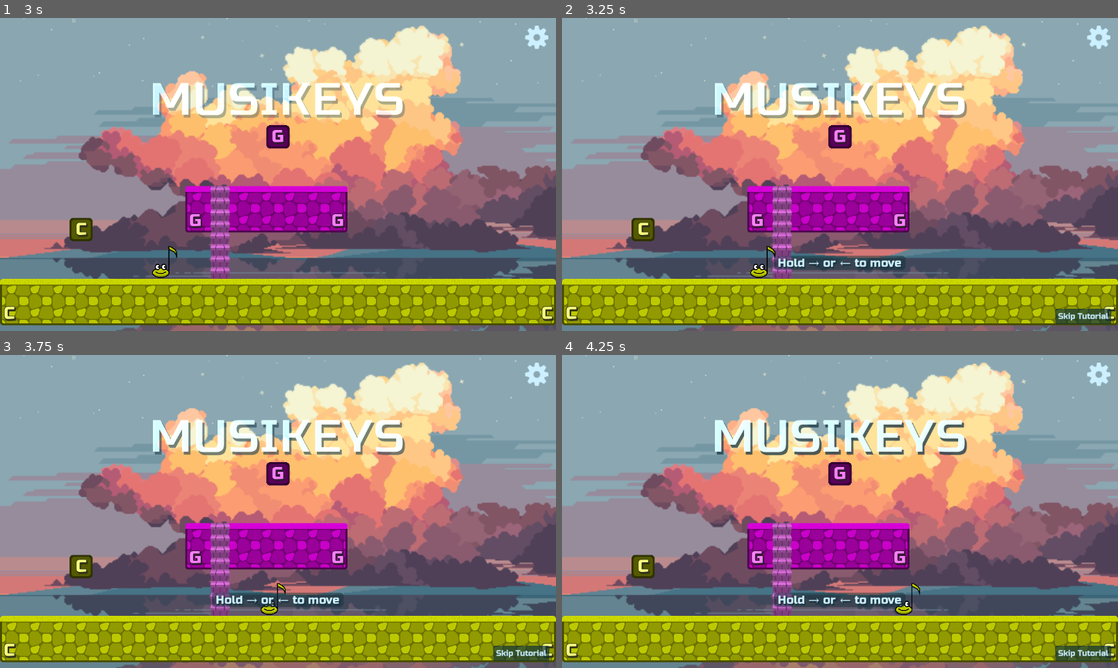
Above: before the commit, frames 1-4 (two rows, left to right).
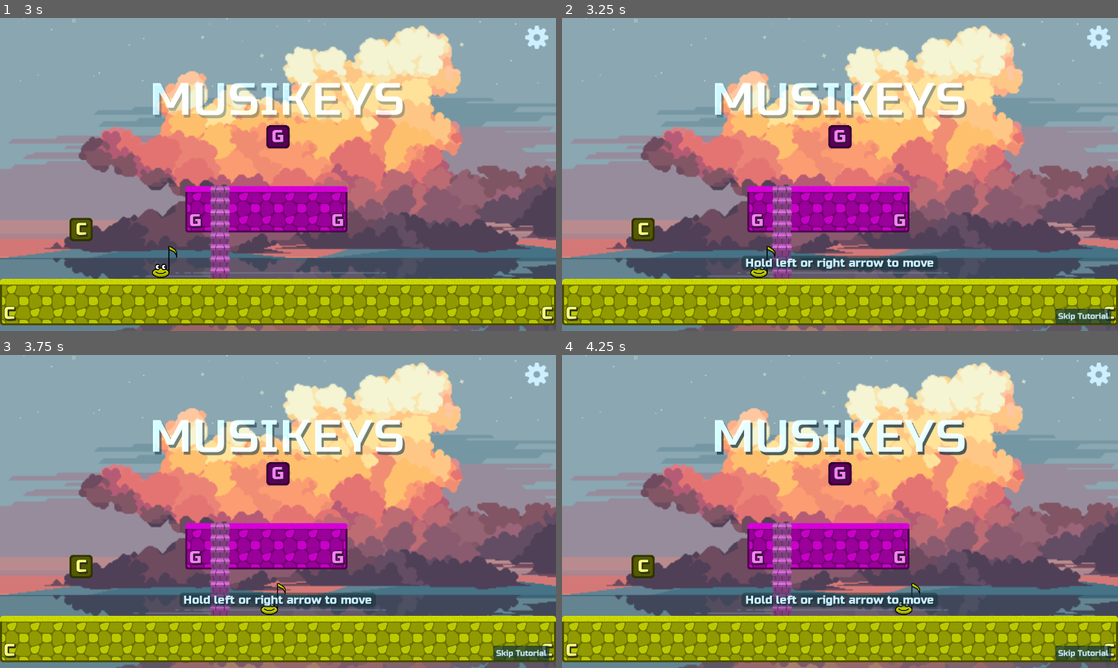
Above: after the commit, the same moments.

Repository: nicom7/game-off-2023
Game: Godot game, scene res://main.tscn
Two runs of this game, one before a commit and one after it. Both use one fixed random seed, a clock stepped at 60 frames per second and the inputs below.
Inputs:
- Up to frame 1 (3 s): tap Enter at 0.5 s; hold Right (ui_right) 0.53-2.03 s; hold Left (ui_left) 2.03-2.78 s; hold Right (ui_right) from 2.78 s (still down)
- Up to frame 2 (3.25 s): keep holding Right (ui_right)
- Up to frame 3 (3.75 s): keep holding Right (ui_right)
- Up to frame 4 (4.25 s): keep holding Right (ui_right)

Frame 1 is identical in both runs. In frame 2, 0.9% of the frame differs, in the area x 32-68%, y 76-81%; in frame 3, 0.9%; in frame 4, 0.9%.

Commit message:
Temp fix for utf-8 special characters not showing in web build
- Fix version.cfg missing from web build

Diff:
--- a/levels/tutorials/accidentals_tutorial.gd
+++ b/levels/tutorials/accidentals_tutorial.gd
@@ -9,8 +9,12 @@
 	"To play sharp (♯) notes, use the row above the main keys.\n{C♯_note} key is note C♯, {D♯_note} key is note D♯ and so on."
 ]
 
+var _texts_web: PackedStringArray = [
+	"To play sharp (#) notes, use the row above the main keys.\n{C♯_note} key is note C#, {D♯_note} key is note D# and so on."
+]
+
 func _get_texts() -> PackedStringArray:
-	return _texts
+	return _texts_web if OS.has_feature("web") else _texts
 
 func _setup_texts() -> void:
 	var new_texts: PackedStringArray = []
@@ -19,6 +23,12 @@
 
 	_texts = new_texts
 
+	new_texts.clear()
+	for t in _texts_web:
+		new_texts.append(Globals.format_input_actions(t))
+
+	_texts_web = new_texts
+
 func _ready() -> void:
 	_setup_texts()
 
--- a/levels/tutorials/movement_tutorial.gd
+++ b/levels/tutorials/movement_tutorial.gd
@@ -20,11 +20,22 @@
 	"Press {C_note} to climb down",
 	"Hold {C_note} to reach the C platform",
 ]
+
+var _texts_web: PackedStringArray = [
+	"Hold left or right arrow to move",
+	"Press {C_note} to jump",
+	"Press {G_note} to climb up the stairs",
+	"Hold {G_note} to reach the G platform",
+	"Press {G_note} to jump",
+	"Press {C_note} to climb down",
+	"Hold {C_note} to reach the C platform",
+]
+
 var _player_tone: Globals.Tone
 var _player_on_floor: bool = false
 
 func _get_texts() -> PackedStringArray:
-	return _texts
+	return _texts_web if OS.has_feature("web") else _texts
 
 func _setup_texts() -> void:
 	var new_texts: PackedStringArray = []
@@ -32,6 +43,12 @@
 		new_texts.append(Globals.format_input_actions(t))
 
 	_texts = new_texts
+
+	new_texts.clear()
+	for t in _texts_web:
+		new_texts.append(Globals.format_input_actions(t))
+
+	_texts_web = new_texts
 
 func _ready() -> void:
 	_setup_texts()
--- a/main.tscn
+++ b/main.tscn
@@ -1,10 +1,10 @@
-[gd_scene load_steps=53 format=3 uid="uid://b24jmtuqoaeq6"]
+[gd_scene load_steps=52 format=3 uid="uid://b24jmtuqoaeq6"]
 
 [ext_resource type="Script" path="res://main.gd" id="1_dgxr5"]
+[ext_resource type="Material" uid="uid://dijyat7omg1fg" path="res://shaders/blur_material.tres" id="2_l5wfl"]
 [ext_resource type="PackedScene" uid="uid://bjyrekj7d6cal" path="res://gui/hud.tscn" id="2_tqktt"]
 [ext_resource type="Script" path="res://levels/transition.gd" id="3_ny1lb"]
 [ext_resource type="PackedScene" uid="uid://bl5x0vjmi2ghe" path="res://gui/in_game_menu.tscn" id="3_woyqp"]
-[ext_resource type="Shader" path="res://shaders/blur.gdshader" id="4_fxvtf"]
 [ext_resource type="Script" path="res://levels/level_manager.gd" id="6_10awd"]
 [ext_resource type="Script" path="res://levels/random_level_info.gd" id="7_2r6pw"]
 [ext_resource type="Resource" uid="uid://cvfdhx5boqxuj" path="res://levels/level_infos/level_tutorial.tres" id="7_og115"]
@@ -44,10 +44,6 @@
 [ext_resource type="Resource" uid="uid://dfnu6855bf140" path="res://levels/scales/accidentals/suspended_pentatonic.tres" id="41_ktbga"]
 [ext_resource type="Resource" uid="uid://c6nhsyctqi6y3" path="res://levels/scales/accidentals/whole_tone.tres" id="42_4y3mq"]
 
-[sub_resource type="ShaderMaterial" id="ShaderMaterial_j61hb"]
-shader = ExtResource("4_fxvtf")
-shader_parameter/amount = 2.0
-
 [sub_resource type="Gradient" id="Gradient_4wmm2"]
 offsets = PackedFloat32Array(1)
 colors = PackedColorArray(1, 1, 1, 1)
@@ -165,7 +161,7 @@
 visible = false
 
 [node name="TextureRect" type="TextureRect" parent="PostFX"]
-material = SubResource("ShaderMaterial_j61hb")
+material = ExtResource("2_l5wfl")
 anchors_preset = 15
 anchor_right = 1.0
 anchor_bottom = 1.0
--- a/shaders/blur_material.tres
+++ b/shaders/blur_material.tres
@@ -4,4 +4,4 @@
 
 [resource]
 shader = ExtResource("1_4jb2t")
-shader_parameter/amount = 0.0
+shader_parameter/amount = 2.0
--- a/utils/config.gd
+++ b/utils/config.gd
@@ -31,7 +31,11 @@
 	Color(1, 0, 0.5),	# G#	330
 ]
 
-@export var tone_labels: PackedStringArray = [
+var tone_labels: PackedStringArray:
+	get:
+		return tone_labels_web if OS.has_feature("web") else tone_labels_desktop
+
+@export var tone_labels_desktop: PackedStringArray = [
 	"A",
 	"A♯",
 	"B",
@@ -45,3 +49,18 @@
 	"G",
 	"G♯",
 ]
+
+@export var tone_labels_web: PackedStringArray = [
+	"A",
+	"A#",
+	"B",
+	"C",
+	"C#",
+	"D",
+	"D#",
+	"E",
+	"F",
+	"F#",
+	"G",
+	"G#",
+]
--- a/utils/config.tscn
+++ b/utils/config.tscn
@@ -5,4 +5,5 @@
 [node name="Config" type="Node"]
 script = ExtResource("1_kkqhc")
 tone_colors = Array[Color]([Color(1, 0.407843, 0.337255, 1), Color(1, 0.466667, 0, 1), Color(1, 0.8, 0, 1), Color(0.941 …(204 unchanged characters)…
-tone_labels = PackedStringArray("A", "A♯", "B", "C", "C♯", "D", "D♯", "E", "F", "F♯", "G", "G♯")
+tone_labels_desktop = PackedStringArray("A", "A♯", "B", "C", "C♯", "D", "D♯", "E", "F", "F♯", "G", "G♯")
+tone_labels_web = PackedStringArray("A", "A#", "B", "C", "C#", "D", "D#", "E", "F", "F#", "G", "G#")
--- a/utils/globals.gd
+++ b/utils/globals.gd
@@ -34,7 +34,11 @@
 	return Tone.keys()[tone]
 
 static func get_action_from_tone(tone: Tone) -> String:
-	return get_label_from_tone(tone) + ACTION_SUFFIX
+	if Config.is_node_ready():
+		return Config.tone_labels_desktop[tone] + ACTION_SUFFIX
+
+	printerr("Config node is not ready")
+	return Tone.keys()[tone] + ACTION_SUFFIX
 
 static func get_all_tone_actions() -> PackedStringArray:
 	var actions: PackedStringArray = []
Not shown, changed: export_presets.cfg
